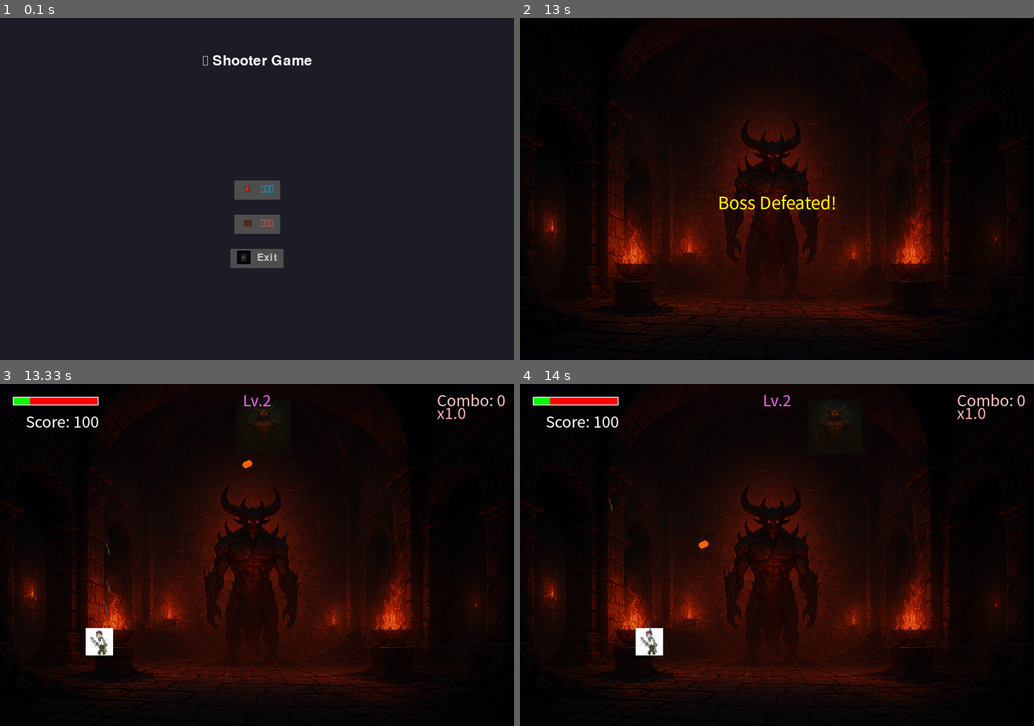
Above: before the commit, frames 1-4 (two rows, left to right).
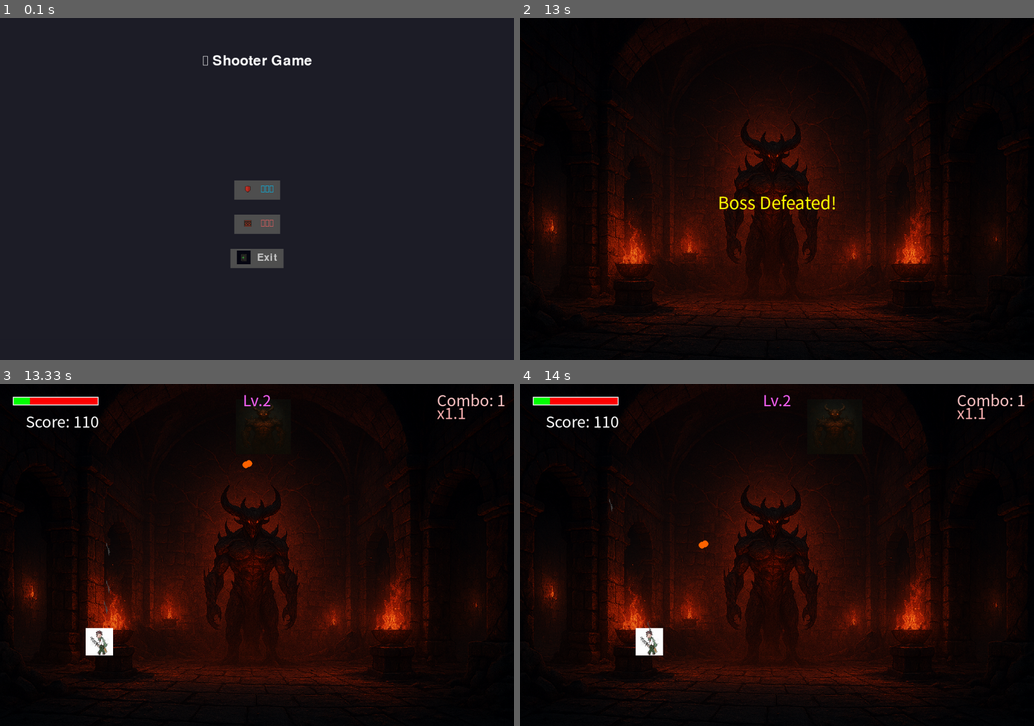
Above: after the commit, the same moments.

Repository: Tomokiito-code/pythongame_first
Game: pygame game, started from main.py
Same seed, same stepped clock (60 frames per second), same inputs: the game is played once before the commit and once after it.
Inputs (mouse positions are in pixels of both pictures, inside the frame that each line leads up to):
- Up to frame 1 (0.1 s): no input
- Up to frame 2 (13 s): click (766, 230) at 0.38 s; tap Space at 0.67, 1.07, 1.37, 1.63, 1.97, 2.27, 2.4, 2.8, 3.1, 3.47, 3.87, 4.17, 4.37, 4.67, 4.87, 5.2, 5.5, 5.7, 6, 6.27, 6.6, 6.9, 7.03, 7.43, 7.73, 8.1, 8.5, 8.8, 9, 9.3, 9.5, 9.83, 10.13, 10.33, 10.63, 10.9, 11.23, 11.53, 11.67, 12.07, 12.37, 12.73 s; hold Left 1-1.53 s; hold Down 1.57-1.87 s; hold Left 1.9-2.3 s; hold Up 2.33-2.7 s; hold Right 2.73-3.37 s; hold Down 3.4-3.77 s; hold Left 3.8-4.27 s; hold Right 4.3-4.77 s; hold Up 4.8-5.1 s; hold Right 5.13-5.6 s; hold Left 5.63-6.17 s; hold Down 6.2-6.5 s; hold Left 6.53-6.93 s; hold Up 6.97-7.33 s; hold Right 7.37-8 s; hold Down 8.03-8.4 s; hold Left 8.43-8.9 s; hold Right 8.93-9.4 s; hold Up 9.43-9.73 s; hold Right 9.77-10.23 s; hold Left 10.27-10.8 s; hold Down 10.83-11.13 s; hold Left 11.17-11.57 s; hold Up 11.6-11.97 s; hold Right 12-12.63 s; hold Down from 12.67 s (still down)
- Up to frame 3 (13.33 s): release Down at 13.03 s; hold Left from 13.07 s (still down); tap Space at 13.13 s
- Up to frame 4 (14 s): tap Space at 13.43, 13.63, 13.93 s; release Left at 13.53 s; hold Right from 13.57 s (still down)

Frames 1-2 are identical in both runs. In frame 3, 0.1% of the frame differs, in the area x 16-99%, y 3-13%; in frame 4, 0.1%.

Commit message:
コンボ修正無限編

Diff:
--- a/main.py
+++ b/main.py
@@ -19,17 +19,27 @@
 
 PLAYER_NAME = "智喜"
 PLAYER_LEVEL = 12
+enemy_list = []  # ✅ 敵リストを空で初期化
+boss_img = pygame.image.load("assets/boss.png")
+boss_img = pygame.transform.scale(boss_img, (128, 128))  # サイズは必要に応じて調整
+fireball_img = pygame.image.load("assets/fireball.png")
+fireball_img = pygame.transform.scale(fireball_img, (32, 32))  # サイズは必要に応じて調整
+
 
 # --- 初期化 ---
 pygame.init()
 pygame.mixer.init()
 screen = pygame.display.set_mode((SCREEN_WIDTH, SCREEN_HEIGHT))
+player_img = pygame.image.load("assets/player.png")  # プレイヤー画像の読み込み
+player_img = pygame.transform.scale(player_img, (64, 64))  # サイズ調整
+player = Player(player_img)  # ✅ プレイヤーのインスタンスを作成
 pygame.display.set_caption("Shooter Game")
 clock = pygame.time.Clock()
 font = pygame.font.SysFont(None, 48)
 button_registry = {}
 sounds = load_sounds()
 score = Score()  # ゲーム開始時に初期化
+
 
 
 # --- ホーム画面UI ---
@@ -256,7 +266,7 @@
         pygame.display.update()
         clock.tick(60)
 
-def run_infinite_battle(screen, clock):
+def run_infinite_battle(screen, clock, enemy_list, player, score, boss_img, fireball_img, sounds):
     try:
         background_img = pygame.transform.scale(
             pygame.image.load("assets/infinity_bg.png"), (SCREEN_WIDTH, SCREEN_HEIGHT)
@@ -275,8 +285,9 @@
     else:
         print("⚠️ BGMが読み込まれていないため、再生できません。")
 
+    boss_spawned = False  # ✅ これを追加
     stage_level = 1
-    score = 0
+    score = Score()
     player_hits = 0
     player = Player(player_img)
     bullet_manager = BulletManager(arrow_img, homing_arrow_img)
@@ -286,9 +297,23 @@
     font = pygame.font.SysFont("msgothic", 36)
     small_font = pygame.font.SysFont("msgothic", 28)
 
-
     score = Score()  # ← ここで初期化！
 
+    if all(not e["active"] for e in enemy_list) and not boss_spawned:
+        boss = StaticBoss(boss_img, SCREEN_WIDTH // 2 - 64, 50, fireball_img)
+        boss_spawned = True
+        player_damaged_during_boss = False  # ✅ フラグ初期化
+
+    for fb in active_boss.fireballs[:]:
+        fire_rect = pygame.Rect(fb["x"] - 8, fb["y"] - 8, 16, 16)
+        if fire_rect.colliderect(player.get_hitbox()):
+            player.take_damage(20)
+            active_boss.fireballs.remove(fb)
+            player_damaged_during_boss = True
+
+    if boss.get_hitbox().colliderect(player.get_hitbox()):
+        player.take_damage(50)
+        player_damaged_during_boss = True
 
     running = True
     print("無限編START")
@@ -332,11 +357,16 @@
             if fire_rect.colliderect(player.get_hitbox()):
                 player.take_damage(20)
                 active_boss.fireballs.remove(fb)
+                score.reset_combo()  # ✅ ダメージでコンボリセット
+            if active_boss.get_hitbox().colliderect(player.get_hitbox()):
+                player.take_damage(50)
+                score.reset_combo()  # ✅ 接触でもコンボリセット
+
 
         # 🏆 ステージ進行判定
         if player_hits >= 5 or active_boss.health <= 0:
             stage_level += 1
-            score.add(100)
+            score.force_combo(100)  # ✅ 時間制限なしでコンボ加算
             player_hits = 0
             draw_text_centered(screen, "Boss Defeated!", 40, (255, 255, 0), SCREEN_HEIGHT // 2)
             pygame.display.update()
@@ -402,7 +432,7 @@
             if action == "easy":
                 run_game(screen, clock)
             elif action == "infinity":
-                run_infinite_battle(screen, clock)
+                run_infinite_battle(screen, clock, enemy_list, player, score, boss_img, fireball_img, sounds)
             elif action == "exit":
                 pygame.quit()
                 sys.exit()
--- a/score.py
+++ b/score.py
@@ -31,5 +31,11 @@
         screen.blit(combo_text, (screen.get_width() - 180, 10))
         screen.blit(multiplier_text, (screen.get_width() - 180, 40))
 
+    def force_combo(self, base_score):
+        self.combo_count += 1
+        self.combo_multiplier = 1.0 + self.combo_count * 0.1
+        self.value += int(base_score * self.combo_multiplier)
+        self.last_kill_time = time.time()
+
     def __str__(self):
         return str(self.value)  # ← これで f"{score}" が数値になる！
--- a/score_log.txt
+++ b/score_log.txt
@@ -317,3 +317,5 @@
 [2025-08-13 22:46] BOSS CLEARED - Score: 2360
 [2025-08-13 23:03] GAME OVER - Score: 0
 [2025-08-14 00:27] BOSS CLEARED - Score: 2240
+[2025-08-14 01:55] BOSS CLEARED - Score: 2210
+[2025-08-14 02:04] BOSS CLEARED - Score: 2270
